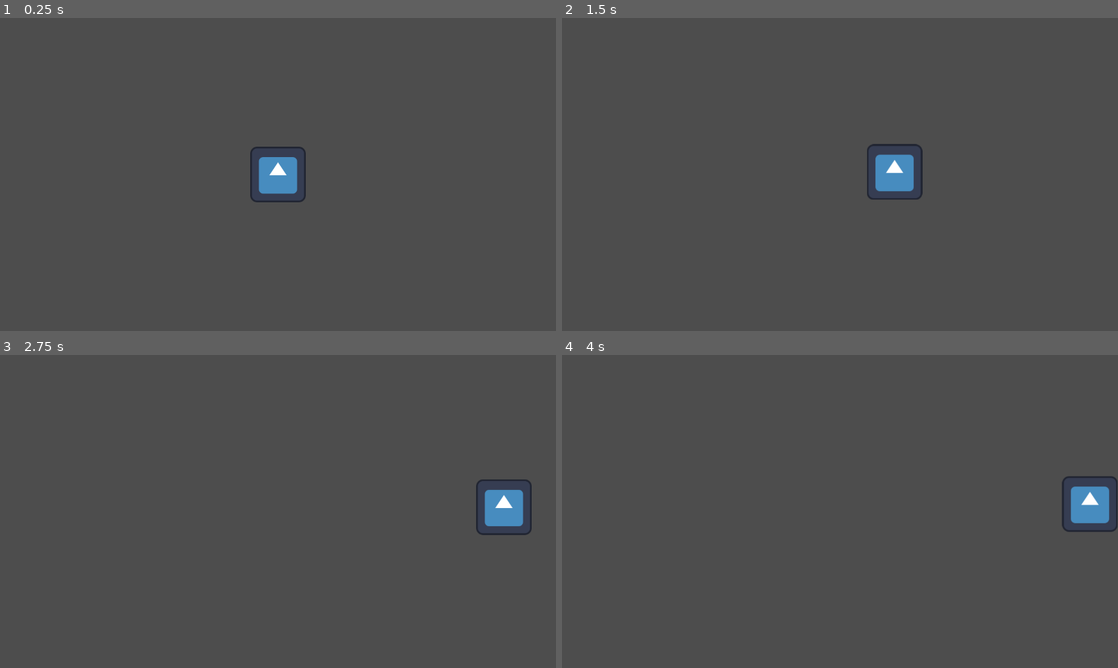
Above: before the commit, frames 1-4 (two rows, left to right).
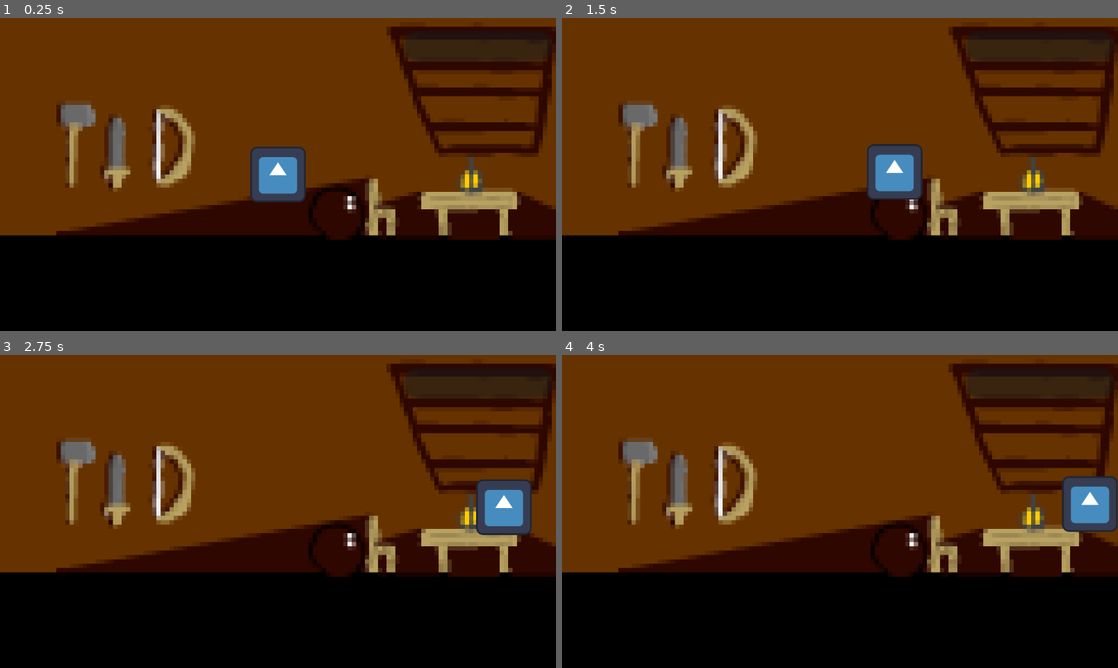
Above: after the commit, the same moments.

Repository: JhonChoulay/the-hackathon-game
Game: Godot game, scene res://Scenes/level.tscn
Same seed, same stepped clock (60 frames per second), same inputs: the game is played once before the commit and once after it. The engine's default icon, where the game draws it, is replaced by a stand-in: a white triangle on a blue panel in a dark square.
Inputs:
- Up to frame 1 (0.25 s): no input
- Up to frame 2 (1.5 s): tap Enter at 0.5 s; hold D (right) from 0.53 s (still down); tap W (up) at 0.6, 0.77, 1.07, 1.35 s
- Up to frame 3 (2.75 s): tap W (up) at 1.52, 1.82, 2.1 s; release D (right) at 2.03 s; hold A (left) from 2.03 s (still down)
- Up to frame 4 (4 s): release A (left) at 2.78 s; hold D (right) from 2.78 s (still down); tap W (up) at 2.85, 3.02, 3.32, 3.6, 3.77 s

The runs differ from the first frame. In frame 1, 98% of the frame differs, in the area x 0-100%, y 0-100%; in frame 2, 98%; in frame 3, 98%; in frame 4, 98%.

Commit message:
Temporary unfinished main menu update

Diff:
--- a/Projects/Scenes/level.tscn
+++ b/Projects/Scenes/level.tscn
@@ -1,6 +1,8 @@
-[gd_scene load_steps=4 format=3 uid="uid://bynwfsj2xpxl7"]
+[gd_scene load_steps=6 format=3 uid="uid://bynwfsj2xpxl7"]
 
+[ext_resource type="PackedScene" uid="uid://c7ugpdrdupcg8" path="res://Scenes/main_menu.tscn" id="1_d0pfh"]
 [ext_resource type="PackedScene" uid="uid://rcrdbcnu6l5s" path="res://Scenes/player.tscn" id="1_wn28b"]
+[ext_resource type="Script" path="res://Scenes/main_menu.gd" id="2_bsq6j"]
 
 [sub_resource type="RectangleShape2D" id="RectangleShape2D_ouef3"]
 size = Vector2(1, 720)
@@ -9,6 +11,10 @@
 size = Vector2(1280, 1)
 
 [node name="Level" type="Node2D"]
+
+[node name="MainMenu" parent="." instance=ExtResource("1_d0pfh")]
+position = Vector2(419, 205)
+script = ExtResource("2_bsq6j")
 
 [node name="BackGround" type="Sprite2D" parent="."]
 
--- /dev/null
+++ b/Projects/Scenes/main_menu.gd
@@ -0,0 +1,13 @@
+extends Node2D
+
+
+# Called when the node enters the scene tree for the first time.
+func _ready():
+	var resolution = get_viewport().get_visible_rect()
+	var sprite : Array = [$Sprite.texture.get_width(),$Sprite.texture.get_height()]
+	scale.x = float(resolution.size[0]) / float(sprite[0])
+	scale.y = float(resolution.size[1]) / float(sprite[1])
+	position = Vector2(resolution.size[0] / 2, resolution.size[1] / 2)
+# Called every frame. 'delta' is the elapsed time since the previous frame.
+func _process(delta):
+	pass
--- /dev/null
+++ b/Projects/Scenes/main_menu.tscn
@@ -0,0 +1,27 @@
+[gd_scene load_steps=3 format=3 uid="uid://c7ugpdrdupcg8"]
+
+[ext_resource type="Texture2D" uid="uid://dcqk4dxdsb5kt" path="res://Sprites/MainMenu/Main-menu.png" id="1_isukm"]
+
+[sub_resource type="Theme" id="Theme_rqgar"]
+
+[node name="MainMenu" type="Node2D"]
+
+[node name="Sprite" type="Sprite2D" parent="."]
+texture_filter = 1
+texture = ExtResource("1_isukm")
+
+[node name="Buttons" type="Control" parent="."]
+layout_mode = 3
+anchors_preset = 0
+offset_left = 25.0
+offset_top = -35.0
+offset_right = 64.0
+offset_bottom = -5.0
+
+[node name="Panel" type="Panel" parent="Buttons"]
+layout_mode = 0
+offset_left = 4.0
+offset_top = 2.0
+offset_right = 38.0
+offset_bottom = 9.0
+theme = SubResource("Theme_rqgar")
Binary file added: Projects/Sprites/MainMenu/Main-menu.png
